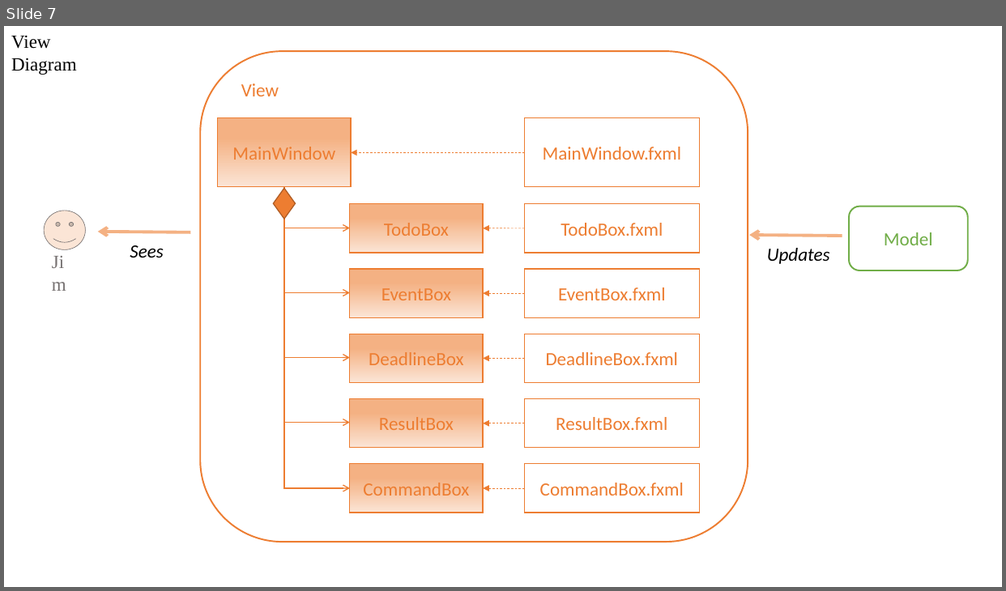
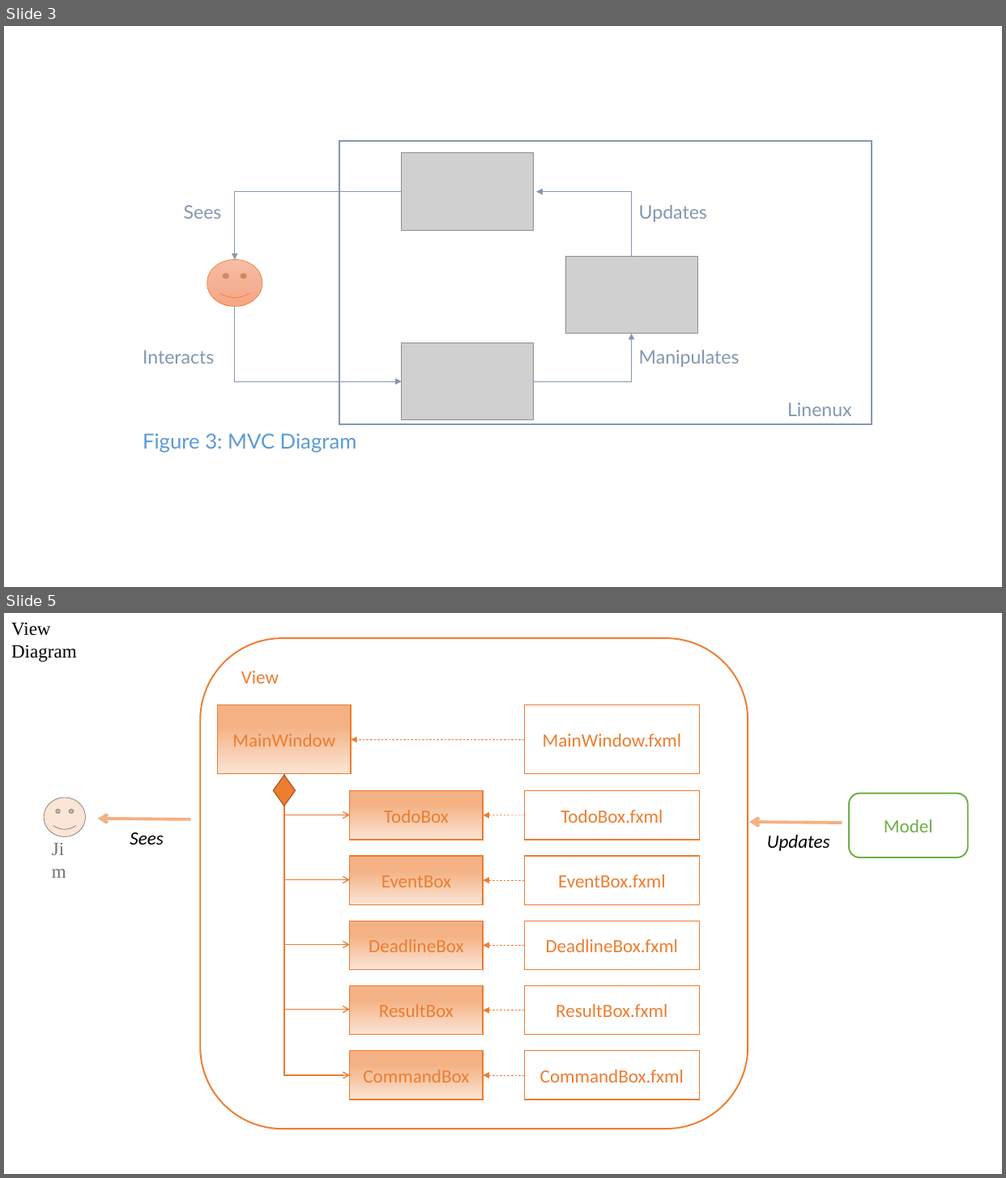
Before and after one commit to CS2103AUG2016-W11-C1/main, a slide deck: doc/DeveloperGuide.pptx. Shown one above the other, each under a label of ours: slide 7 before the commit, slides 3 and 5 after it; the slides between them are not shown. The pictures are 1006x591 and 1006x1178 pixels, drawn with LibreOffice and Linux fonts; fonts in the diff are those of the drawing; grey boxes stand for pictures. Boxes give left, top, right and bottom in pixels: in the first picture for what was removed or moved away, otherwise in the second. Text is boxed around its words. In the diff, an @@ line names an element or a change of style, - is before the commit and + after.

```diff
--- a/doc/DeveloperGuide.pptx
+++ b/doc/DeveloperGuide.pptx
@@ slide 3 added at box(4, 26, 1002, 587), background #FFFFFF @@
@@ group added at box(143, 141, 872, 453): 6 texts, 4 elbow arrows, 3 pictures, 1 rectangle, 1 smiley face @@
+Figure 3: MVC Diagram
+Manipulates
+Updates
+Sees
+Interacts
+Linenux
@@ what was slide 7 is now slide 5 @@
```
Also in this commit, not shown: 3 slides changed, 3 slides removed, 4 other files.
